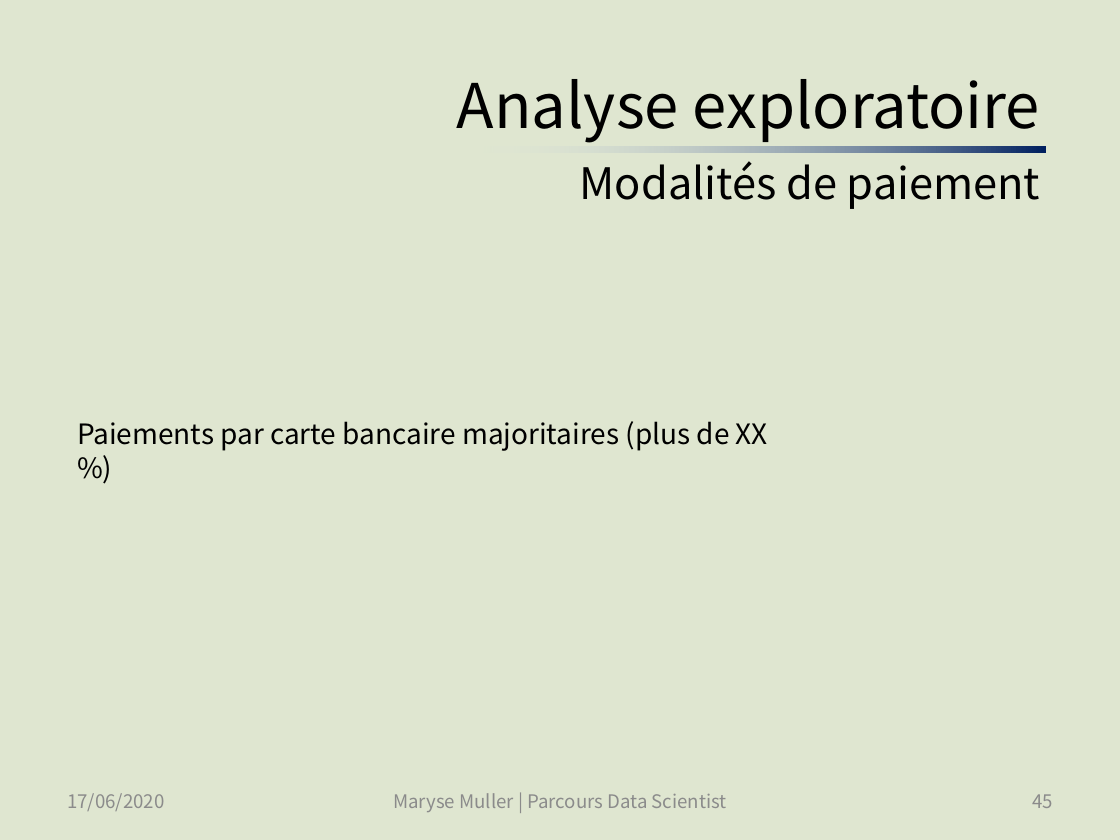
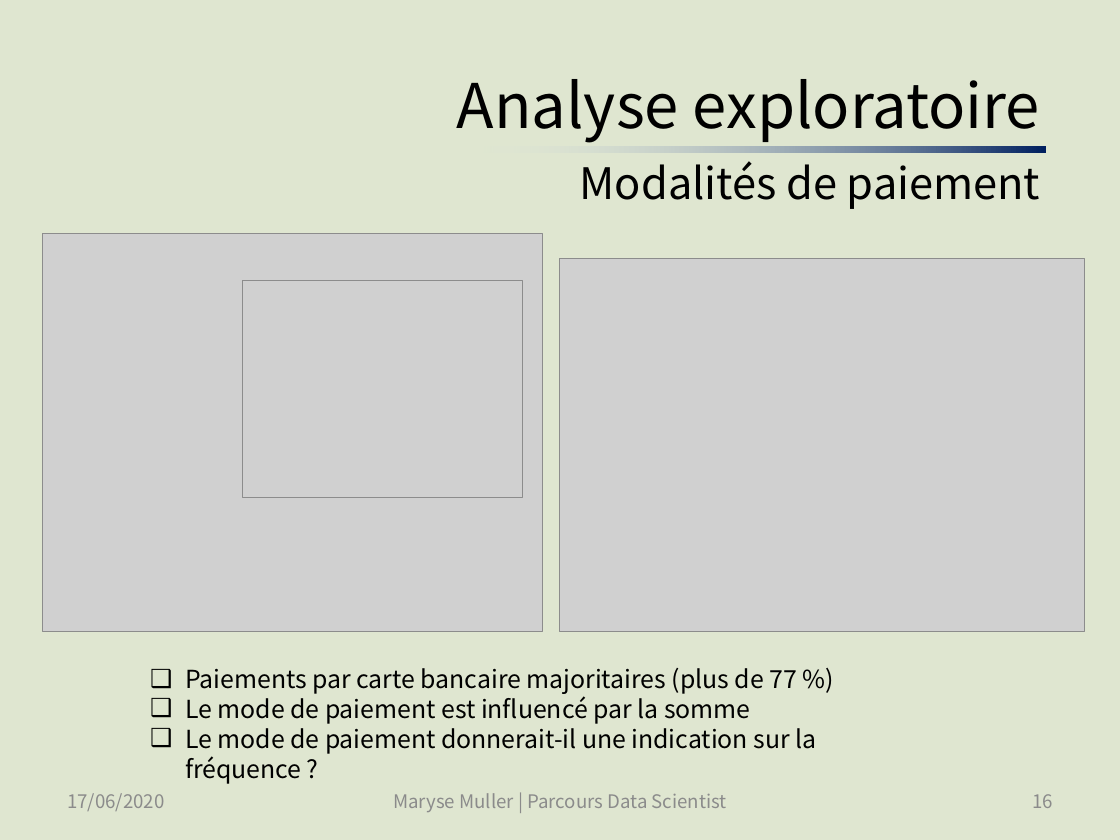
Before and after one commit to SmellyArmure/OC_DS_Project5, a slide deck: slide 16 of PRESENTATION/Projet5.pptx (slide 45 before the commit). Drawn at 1120x840 pixels with LibreOffice and Linux fonts; fonts in the diff are those of the drawing; grey boxes stand for pictures. Boxes give left, top, right and bottom in pixels: in the first picture for what was removed or moved away, otherwise in the second. Text is boxed around its words. In the diff, an @@ line names an element or a change of style, - is before the commit and + after.

Commit message:
P5_Cleaning_EDA_1 : remis la catégorie préférée et le mode de paiement préféré, exporté la base de donnée des produits des commandes également (pour analyse exploratoire dans la partie 2)  | P5_Cleaning_EDA_2 : ajouté des graphes à l'exploration pour la présentation | Présentation : ajouté et fini toute la partie Analyse exploratoire, corrigé qq slides existants.

```diff
--- a/PRESENTATION/Projet5.pptx
+++ b/PRESENTATION/Projet5.pptx
@@ picture added at box(43, 234, 543, 632) @@
@@ picture added at box(559, 259, 1084, 632) @@
@@ picture added at box(243, 281, 523, 498) @@
@@ text at box(185, 668, 816, 754): text changed; size 18 to 16 pt @@
-Paiements par carte bancaire majoritaires (plus de XX %)
+❑ Paiements par carte bancaire majoritaires (plus de 77 %)
+❑ Le mode de paiement est influencé par la somme
+❑ Le mode de paiement donnerait-il une indication sur la fréquence ?
@@ page number at box(1032, 794, 1053, 808): text changed @@
-45
+16
```
Also in this commit, not shown: 15 other slides changed, 7 other files.
